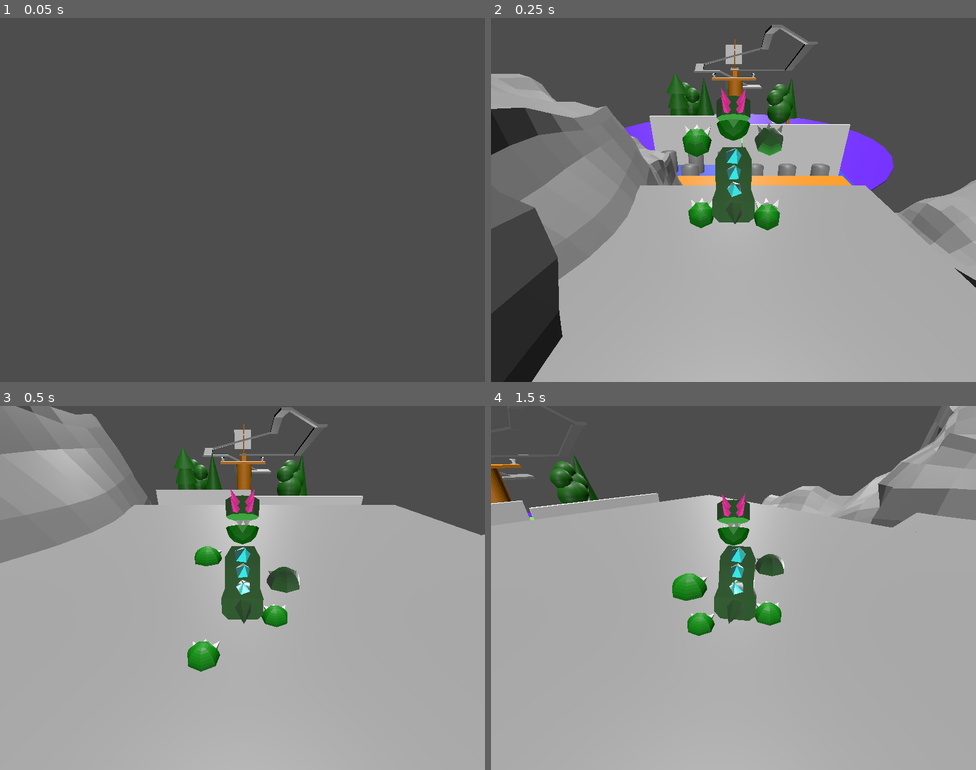
Above: before the commit, frames 1-4 (two rows, left to right).
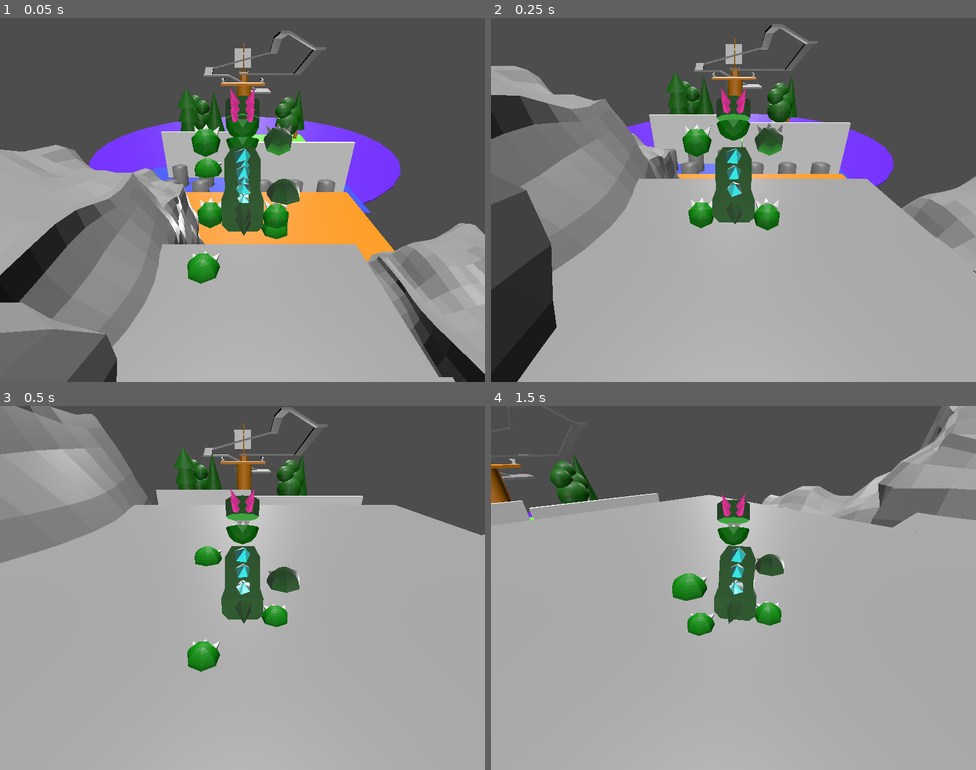
Above: after the commit, the same moments.

Repository: bazylevnik0/dinokid
Game: Godot game, scene res://mom-intro.tscn
The game is run twice, just before and just after one commit, with the same random seed, the same clock (stepped at 60 frames per second) and the same inputs. Video files are missing from this copy of the repository; at most half a second of black plays in their place.
Inputs:
- Up to frame 1 (0.05 s): no input
- Up to frame 2 (0.25 s): no input
- Up to frame 3 (0.5 s): no input
- Up to frame 4 (1.5 s): hold Right (move_right) 0.53-1.28 s; tap Z (key_a) at 0.6 s; tap Space (jump) at 0.77 s; hold Down (move_backward) from 1.28 s (still down); tap X (key_b) at 1.35 s

The runs differ from the first frame. In frame 1, 60% of the frame differs, in the area x 0-100%, y 3-100%; in frame 2, 7.0%; in frame 3, nothing differs; in frame 4, nothing differs.
Error in both runs: Attempt to call function 'play' in base 'null instance' on a null instance. (res://Player.gd:18)

Commit message:
refactor

Diff:
--- a/mom_intro.gd
+++ b/mom_intro.gd
@@ -7,11 +7,7 @@
 
 
 # Called every frame. 'delta' is the elapsed time since the previous frame.
-var intro_finished = false
 func _process(delta: float) -> void:
-	if intro_finished == true :
+	if not is_playing() :
 		get_tree().change_scene_to_file('res://homeisland.tscn')
-	else:
-		if not is_playing() :
-			intro_finished = true
 	pass
